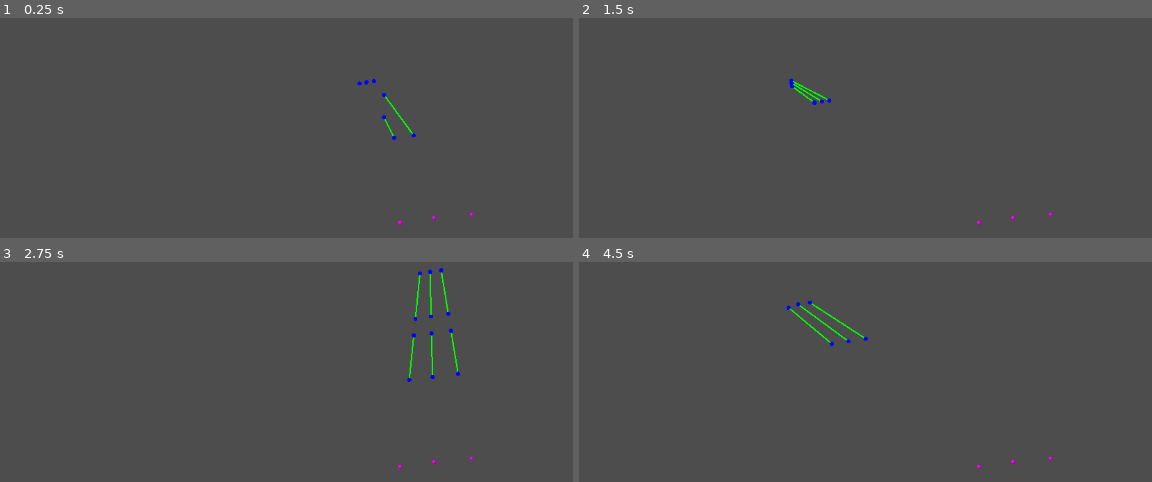
Above: before the commit, frames 1-4 (two rows, left to right).
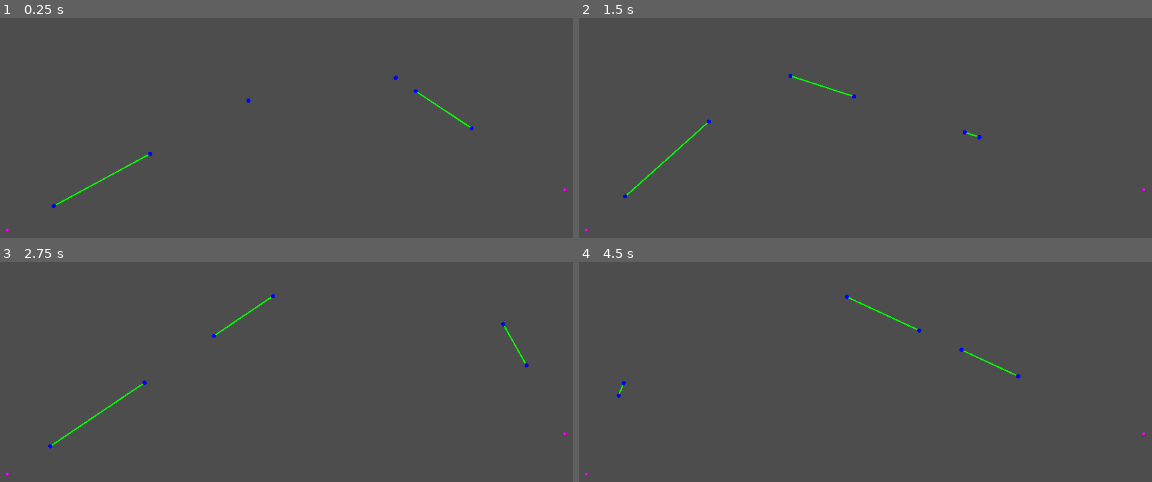
Above: after the commit, the same moments.

Repository: CaptainTriton10/ionising-radiation-simulator
Game: Godot game, scene res://main.tscn
Two runs of this game, one before a commit and one after it. Both use one fixed random seed, a clock stepped at 60 frames per second and the inputs below.
Inputs (mouse positions are in pixels of both pictures, inside the frame that each line leads up to):
- Up to frame 1 (0.25 s): no input
- Up to frame 2 (1.5 s): tap Enter at 0.5 s; move the mouse to (1100, 24) at 0.52 s; tap Space at 1.25 s; move the mouse to (768, 68) at 1.27 s
- Up to frame 3 (2.75 s): tap Enter at 2 s; move the mouse to (outside the picture) at 2.02 s
- Up to frame 4 (4.5 s): tap Space at 2.75, 4.25 s; move the mouse to (888, 380) at 2.77 s; tap Enter at 3.5 s; move the mouse to (outside the picture) at 3.52 s; move the mouse to (outside the picture) at 4.27 s

The runs differ from the first frame. In frame 1, 0.6% of the frame differs, in the area x 1-99%, y 25-98%; in frame 2, 0.6%; in frame 3, 1.0%, in the area x 1-99%, y 2-98%; in frame 4, 0.7%.

Commit message:
refactor: move detector and rad_source to instance

Diff:
--- /dev/null
+++ b/Instances/detector.tscn
@@ -0,0 +1,13 @@
+[gd_scene load_steps=4 format=3 uid="uid://dy5rsx2ryoh5s"]
+
+[ext_resource type="Script" uid="uid://7nt1ncpmqxtq" path="res://detector.gd" id="1_h4hr2"]
+[ext_resource type="AudioStream" uid="uid://cxbwtgqqbarnj" path="res://Sound/click1.wav" id="2_mla6r"]
+[ext_resource type="Script" uid="uid://dhksenrdunrsg" path="res://detector_sfx.gd" id="3_7etah"]
+
+[node name="Detector" type="Marker2D"]
+script = ExtResource("1_h4hr2")
+metadata/draw_debug = true
+
+[node name="AudioStreamPlayer2D" type="AudioStreamPlayer2D" parent="."]
+stream = ExtResource("2_mla6r")
+script = ExtResource("3_7etah")
--- /dev/null
+++ b/Instances/rad_source.tscn
@@ -0,0 +1,9 @@
+[gd_scene load_steps=2 format=3 uid="uid://dmh0ydg0twgub"]
+
+[sub_resource type="PlaceholderTexture2D" id="PlaceholderTexture2D_m60qx"]
+
+[node name="RadSource" type="Marker2D" groups=["rad_source"]]
+
+[node name="Sprite2D" type="Sprite2D" parent="."]
+scale = Vector2(5, 5)
+texture = SubResource("PlaceholderTexture2D_m60qx")
--- a/main.tscn
+++ b/main.tscn
@@ -1,17 +1,14 @@
-[gd_scene load_steps=8 format=3 uid="uid://bfwunv6vq1a0r"]
+[gd_scene load_steps=6 format=3 uid="uid://bfwunv6vq1a0r"]
 
 [ext_resource type="Script" uid="uid://bpb5i88yil60r" path="res://environment.gd" id="1_1bvp3"]
-[ext_resource type="Script" uid="uid://7nt1ncpmqxtq" path="res://detector.gd" id="1_ig7tw"]
-[ext_resource type="AudioStream" uid="uid://cxbwtgqqbarnj" path="res://Sound/click1.wav" id="2_0xm2m"]
-[ext_resource type="Script" uid="uid://dhksenrdunrsg" path="res://detector_sfx.gd" id="3_h2yge"]
+[ext_resource type="PackedScene" uid="uid://dy5rsx2ryoh5s" path="res://Instances/detector.tscn" id="3_h2yge"]
+[ext_resource type="PackedScene" uid="uid://dmh0ydg0twgub" path="res://Instances/rad_source.tscn" id="5_lquwl"]
 
 [sub_resource type="CircleShape2D" id="CircleShape2D_ig7tw"]
 radius = 82.1523
 
 [sub_resource type="RectangleShape2D" id="RectangleShape2D_ig7tw"]
 size = Vector2(63, 63.777954)
-
-[sub_resource type="PlaceholderTexture2D" id="PlaceholderTexture2D_h2yge"]
 
 [node name="Node2D" type="Node2D"]
 script = ExtResource("1_1bvp3")
@@ -41,34 +38,11 @@
 shape = SubResource("RectangleShape2D_ig7tw")
 debug_color = Color(0.051509894, 0.12463001, 0.21402127, 0.41960785)
 
-[node name="detector" type="Marker2D" parent="."]
-position = Vector2(694, 260)
-script = ExtResource("1_ig7tw")
-metadata/draw_debug = true
+[node name="RadSource" parent="." instance=ExtResource("5_lquwl")]
+position = Vector2(889, 532)
 
-[node name="AudioStreamPlayer2D" type="AudioStreamPlayer2D" parent="detector"]
-stream = ExtResource("2_0xm2m")
-attenuation = 9.915202e-05
-panning_strength = 0.0
-script = ExtResource("3_h2yge")
+[node name="RadSource2" parent="." instance=ExtResource("5_lquwl")]
+position = Vector2(85, 590)
 
-[node name="rad_source" type="Marker2D" parent="." groups=["rad_source"]]
-position = Vector2(651, 579)
-
-[node name="Sprite2D" type="Sprite2D" parent="rad_source"]
-scale = Vector2(5, 5)
-texture = SubResource("PlaceholderTexture2D_h2yge")
-
-[node name="rad_source2" type="Marker2D" parent="." groups=["rad_source"]]
-position = Vector2(700, 572)
-
-[node name="Sprite2D" type="Sprite2D" parent="rad_source2"]
-scale = Vector2(5, 5)
-texture = SubResource("PlaceholderTexture2D_h2yge")
-
-[node name="rad_source3" type="Marker2D" parent="." groups=["rad_source"]]
-position = Vector2(754, 567)
-
-[node name="Sprite2D" type="Sprite2D" parent="rad_source3"]
-scale = Vector2(5, 5)
-texture = SubResource("PlaceholderTexture2D_h2yge")
+[node name="Detector" parent="." instance=ExtResource("3_h2yge")]
+position = Vector2(636, 218)
